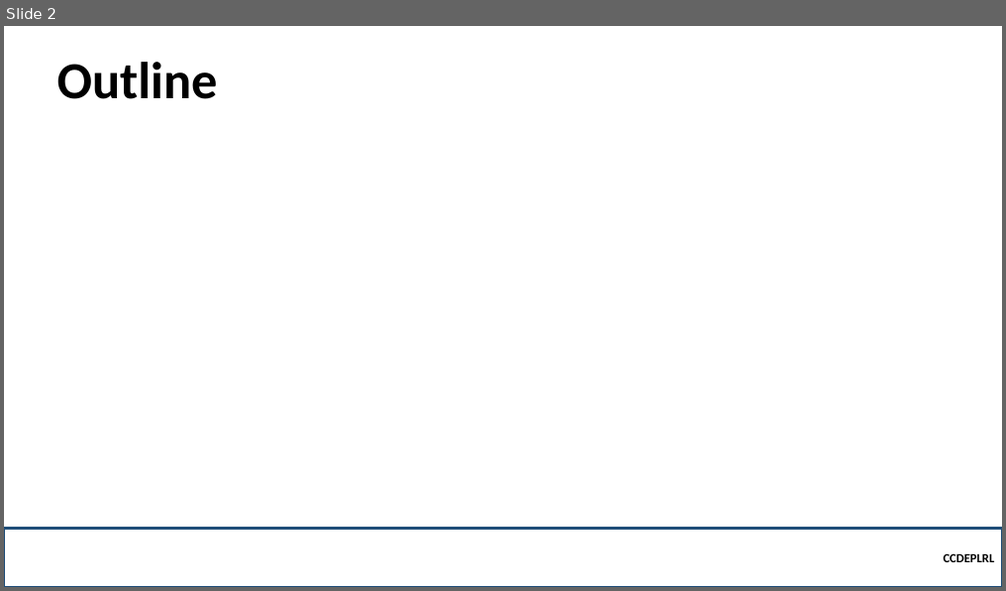
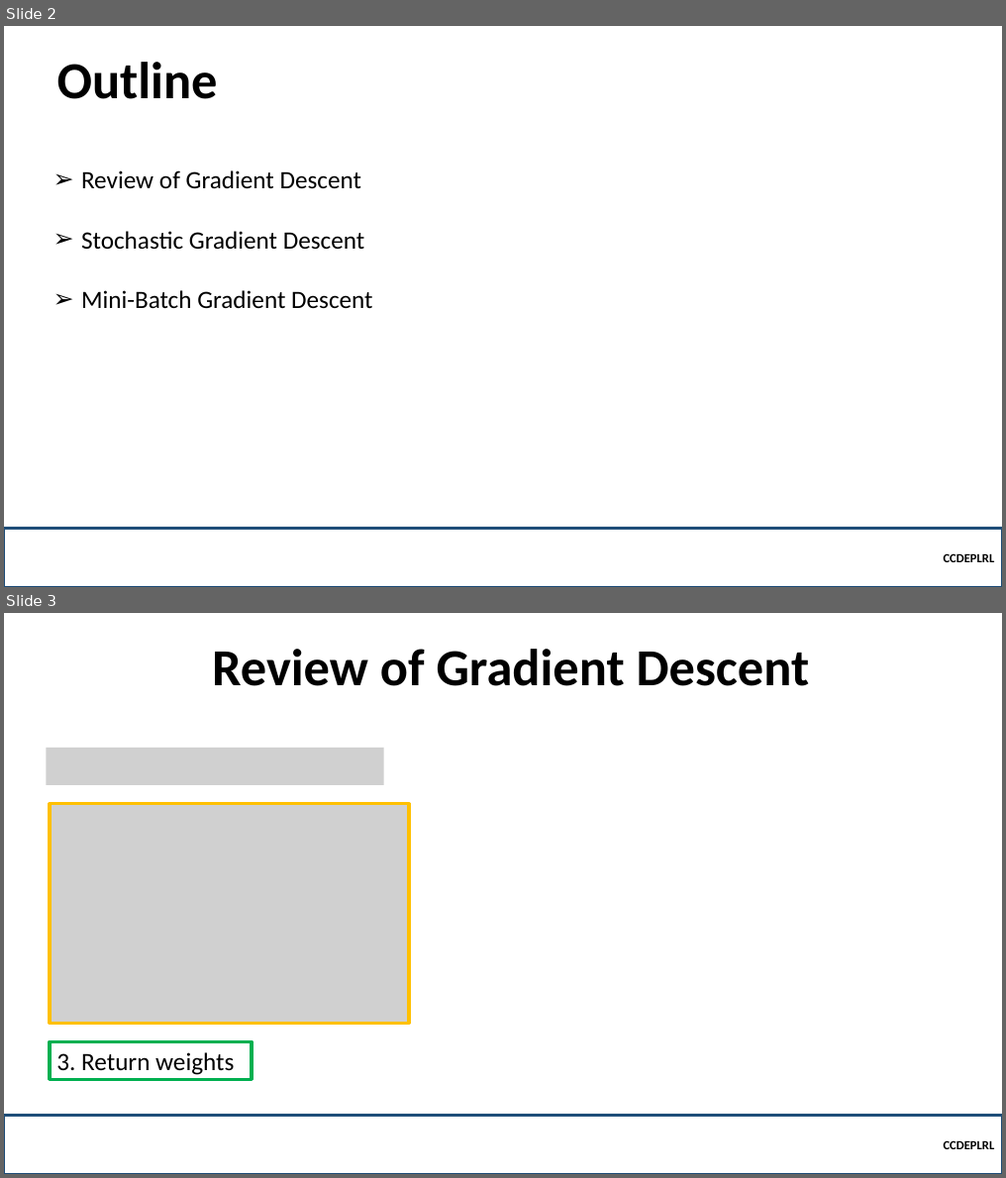
Before and after one commit to robitussin/CCDEPLRL, a slide deck: Week 3 - Neural Networks in Practice/Mini-Batches.pptx. Shown one above the other, each under a label of ours: slide 2 before the commit, slides 2 and 3 after it. The pictures are 1006x591 and 1006x1178 pixels, drawn with LibreOffice and Linux fonts; fonts in the diff are those of the drawing; grey boxes stand for pictures; background and template pictures are left out. Boxes give left, top, right and bottom in pixels: in the first picture for what was removed or moved away, otherwise in the second. Text is boxed around its words. In the diff, an @@ line names an element or a change of style, - is before the commit and + after.

```diff
--- a/Week 3 - Neural Networks in Practice/Mini-Batches.pptx
+++ b/Week 3 - Neural Networks in Practice/Mini-Batches.pptx
@@ slide 3 added at <box>4,613,1002,1174</box>, background picture (left out) @@
@@ title added at <box>212,649,810,686</box>, 50 pt, text #000000, bold @@
+Review of Gradient Descent
@@ picture added at <box>46,748,384,785</box> @@
@@ picture added at <box>50,804,409,1023</box> @@
@@ rectangle added at <box>50,1042,252,1079</box>, outline #00B050 3 pt, 24 pt, text #000000 @@
+3. Return weights
@@ rectangle added at <box>4,1115,1002,1174</box>, outline #1F4E79 2.25 pt, 12 pt, text #000000, bold @@
+CCDEPLRL
@@ slide 2 changed as well @@
@@ text added at <box>81,171,372,309</box>, 24 pt, text #000000 @@
+➢ Review of Gradient Descent
+➢ Stochastic Gradient Descent
+➢ Mini-Batch Gradient Descent
```
Also in this commit, not shown: 1 other slide changed, 7 other slides added.
